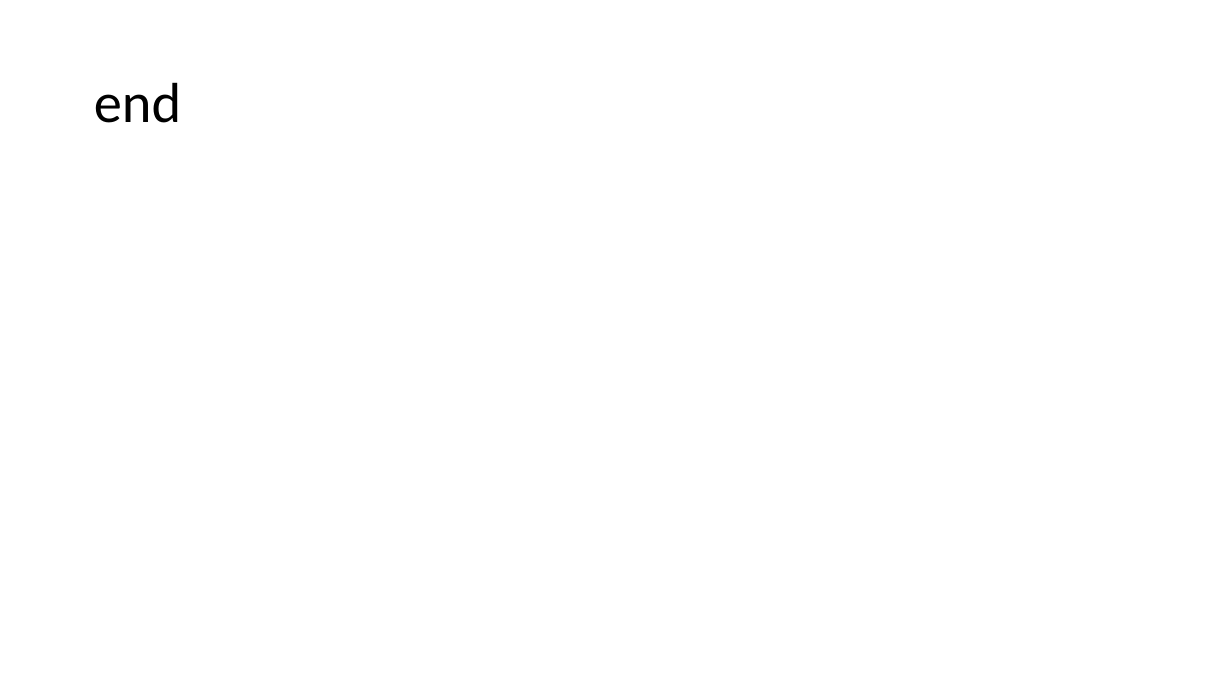
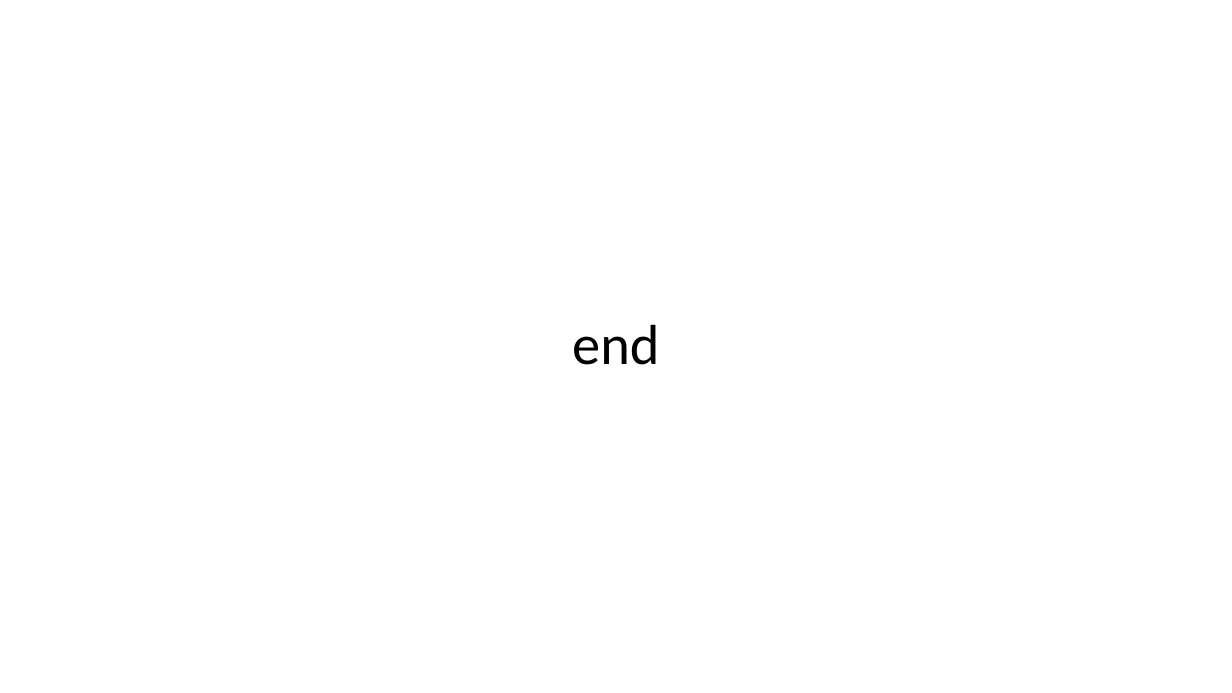
Before and after one commit to michaelchen1225/-, a slide deck: slide 12 of 整合/報告/產品報告.pptx. Drawn at 1232x693 pixels with LibreOffice and Linux fonts; fonts in the diff are those of the drawing. Boxes give left, top, right and bottom in pixels: in the first picture for what was removed or moved away, otherwise in the second. Text is boxed around its words. In the diff, an @@ line names an element or a change of style, - is before the commit and + after.

```diff
--- a/整合/報告/產品報告.pptx
+++ b/整合/報告/產品報告.pptx
@@ title "end": place and size @@
-title "end" at (94, 82, 181, 123)
+title "end" at (572, 324, 659, 365)
@@ title "end" at (572, 324, 659, 365): alignment left to centre @@
```
Also in this commit, not shown: 1 other slide changed, 1 other file.
